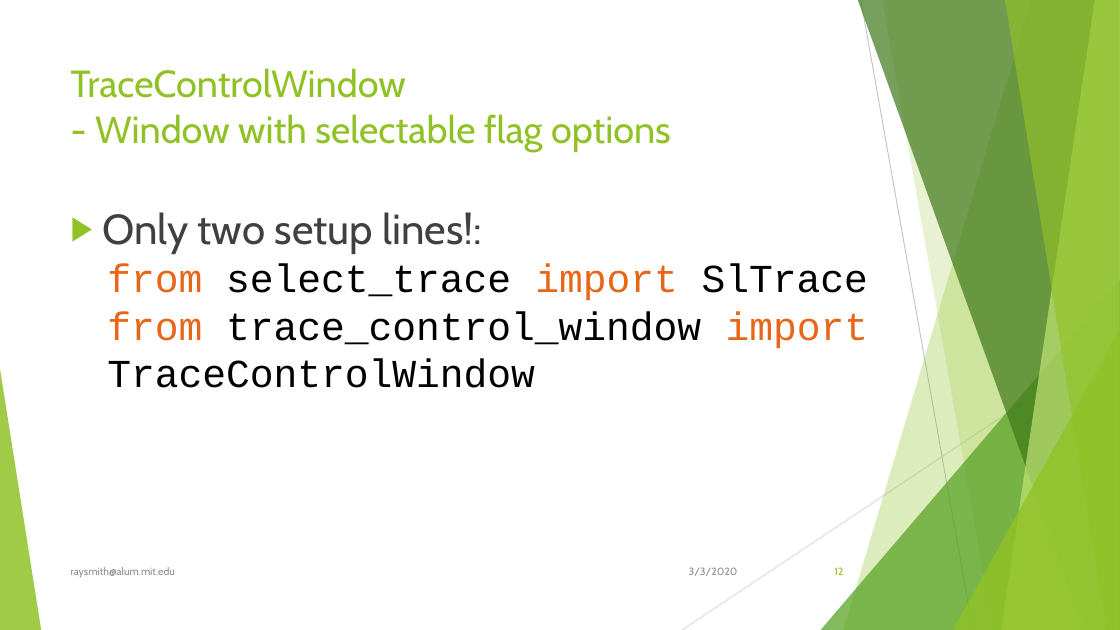
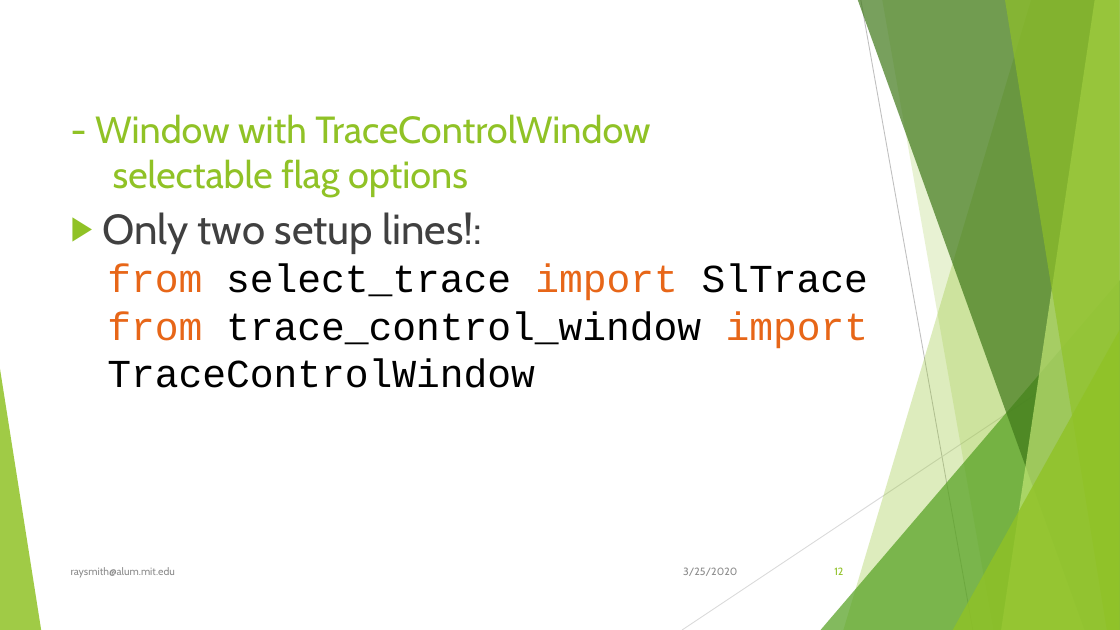
Before and after one commit to raysmith619/resource_lib, a slide deck: slide 12 of Docs/Program_Logging_Tracing.pptx. Drawn at 1120x630 pixels with LibreOffice and Linux fonts; fonts in the diff are those of the drawing. Boxes give left, top, right and bottom in pixels: in the first picture for what was removed or moved away, otherwise in the second. Text is boxed around its words. In the diff, an @@ line names an element or a change of style, - is before the commit and + after.

```diff
--- a/Docs/Program_Logging_Tracing.pptx
+++ b/Docs/Program_Logging_Tracing.pptx
@@ title at box(95, 114, 650, 197): text changed @@
-TraceControlWindow
-- Window with selectable flag options
+- Window with TraceControlWindow
+selectable flag options
@@ text at box(683, 567, 737, 576): text changed @@
-3/3/2020
+3/25/2020
```
Also in this commit, not shown: 18 other slides changed, 1 other file.
